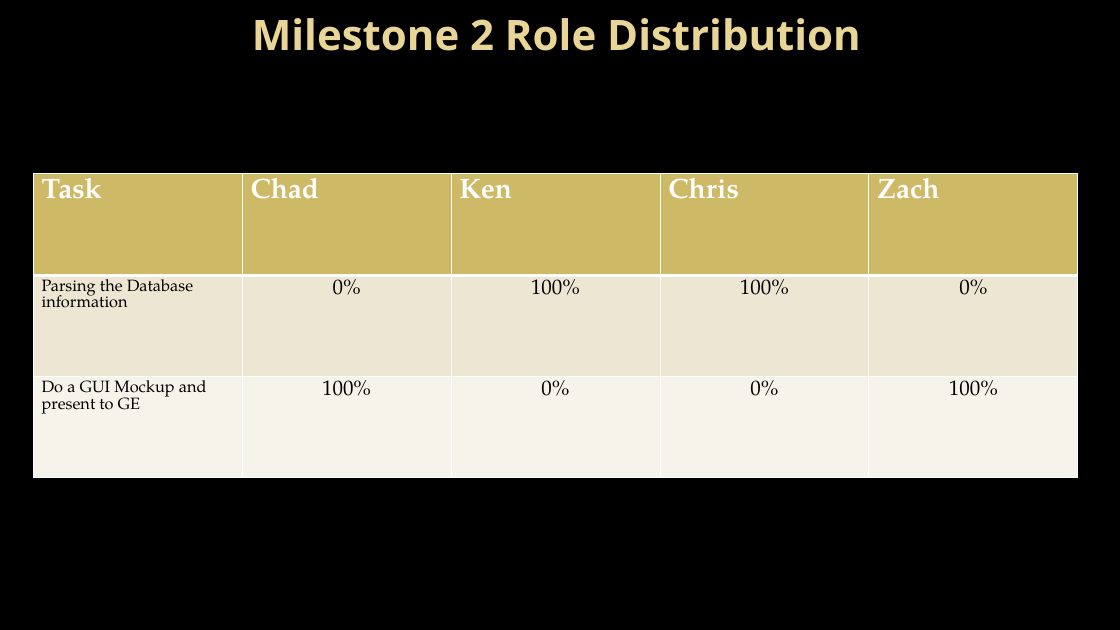
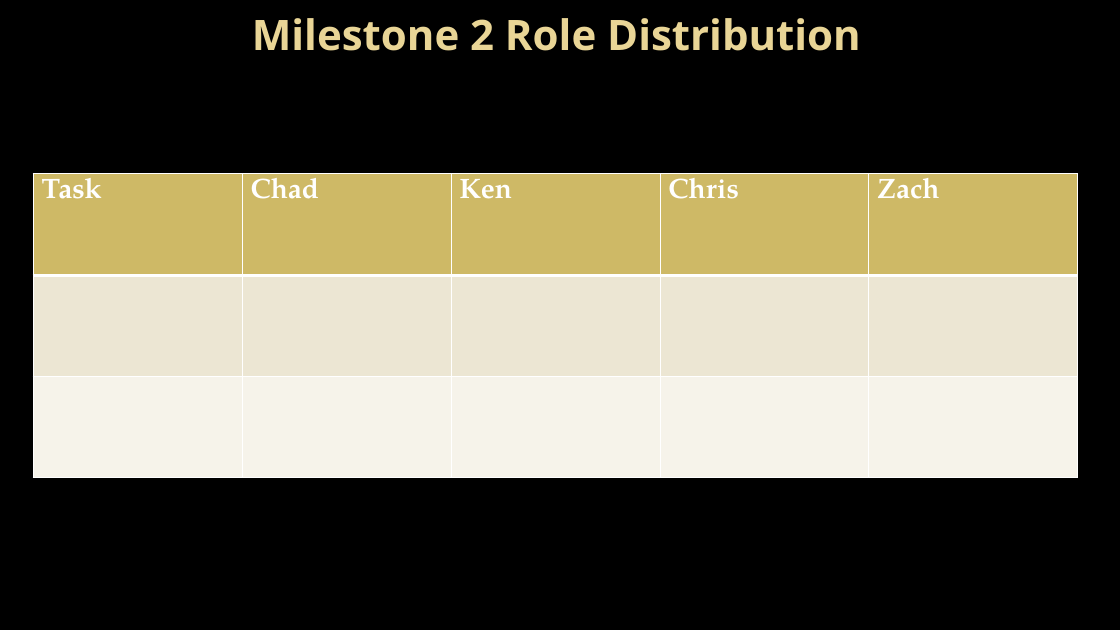
Before and after one commit to Topgun122104/SeniorProj, a slide deck: slide 13 of Documents/Presentations/Milestone 2 presentation.pptx (slide 14 before the commit). Drawn at 1120x630 pixels with LibreOffice and Linux fonts; fonts in the diff are those of the drawing; background and template pictures are left out. Boxes give left, top, right and bottom in pixels: in the first picture for what was removed or moved away, otherwise in the second. Text is boxed around its words. In the diff, an @@ line names an element or a change of style, - is before the commit and + after.

```diff
--- a/Documents/Presentations/Milestone 2 presentation.pptx
+++ b/Documents/Presentations/Milestone 2 presentation.pptx
@@ table at <box>34,174,1080,478</box> @@
-row 2: Parsing the Database information | 0% | 100% | 100% | 0%
+row 2:  |  |  |  | 
-row 3: Do a GUI Mockup and present to GE | 100% | 0% | 0% | 100%
+row 3:  |  |  |  | 
```
Also in this commit, not shown: 8 other slides changed, 3 slides added, 4 slides removed.
